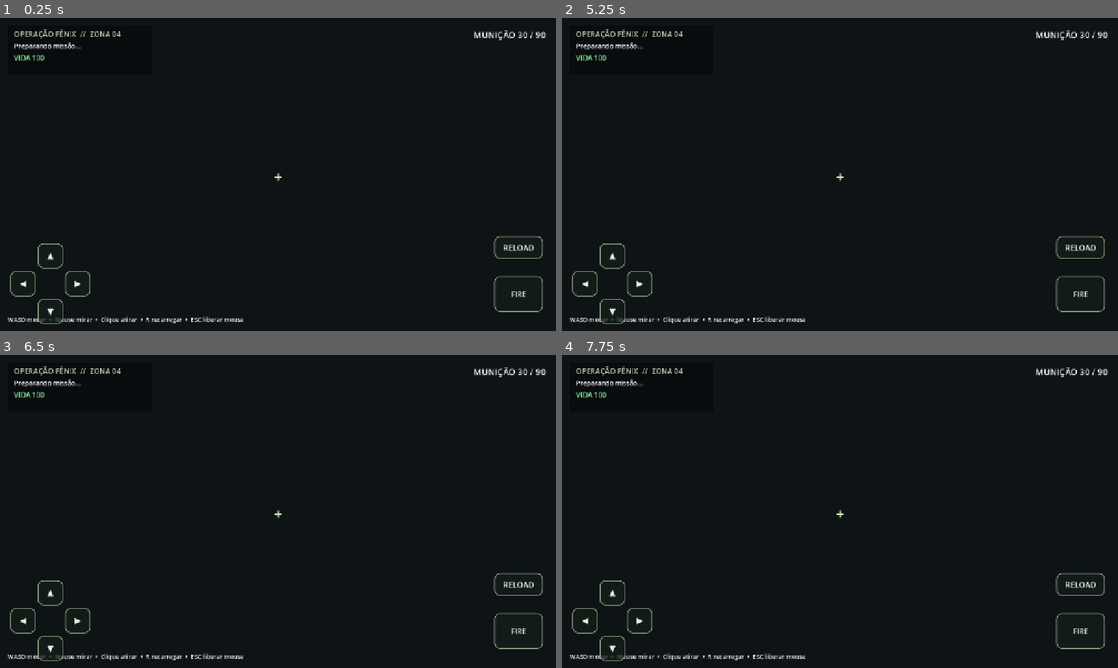
Above: before the commit, frames 1-4 (two rows, left to right).
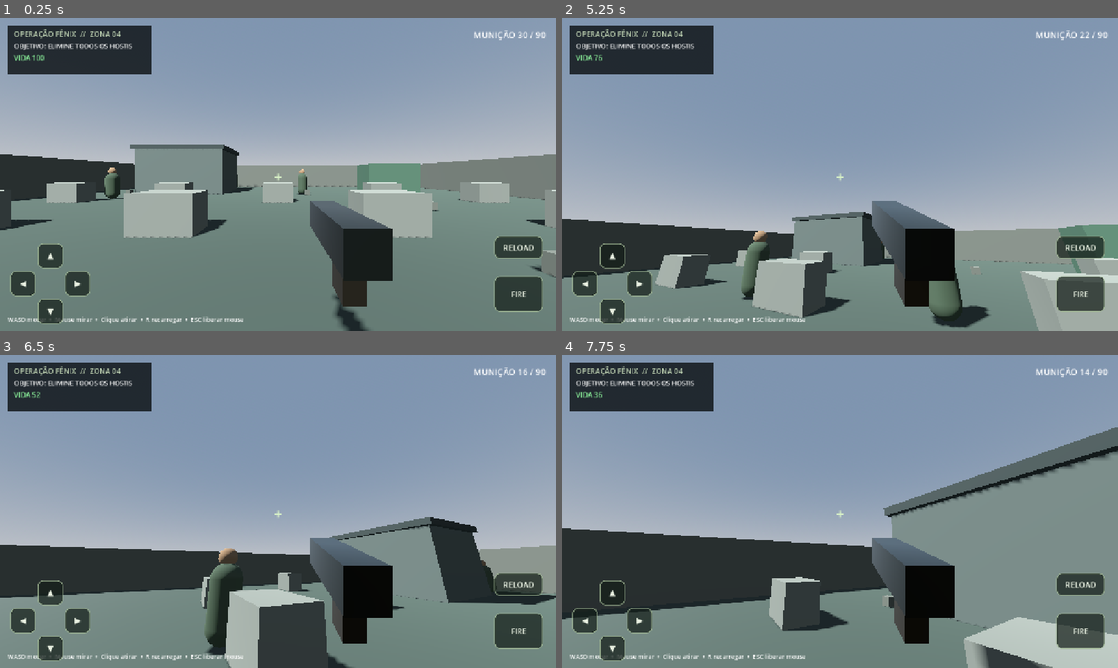
Above: after the commit, the same moments.

Repository: celiocasttro/testecompilarjogo
Game: Godot game, scene res://scenes/main.tscn
Two runs of this game, one before a commit and one after it. Both use one fixed random seed, a clock stepped at 60 frames per second and the inputs below.
Inputs (mouse positions are in pixels of both pictures, inside the frame that each line leads up to):
- Up to frame 1 (0.25 s): no input
- Up to frame 2 (5.25 s): click "◀" at 0.5 s; click "▶" at 1.25 s; click "▲" at 2 s; click "▼" at 2.75 s; click "FIRE" at 3.5 s; click "RELOAD" at 4.25 s; tap Enter at 5 s; move the mouse to (962, 158) at 5.02 s; press the mouse at (962, 158) at 5.03 s; hold D (move_right) from 5.03 s (still down)
- Up to frame 3 (6.5 s): move the mouse to (250, 511) at 5.77 s; release D (move_right) at 5.78 s; release the mouse at (250, 511) at 5.78 s; hold W (move_forward) from 5.78 s (still down); tap Enter at 5.85 s; click (250, 511) at 5.92 s
- Up to frame 4 (7.75 s): keep holding W (move_forward); move the mouse to (851, 505) at 6.52 s; hold Shift 6.53-7.28 s; click (851, 505) at 6.67 s; move the mouse to (834, 517) at 7.27 s; click (834, 517) at 7.35 s

The runs differ from the first frame. In frame 1, 97% of the frame differs, in the area x 0-100%, y 0-100%; in frame 2, 96%; in frame 3, 95%; in frame 4, 96%.
Error before the commit: Parse Error: Cannot infer the type of "delta" variable because the value doesn't have a set type. (res://scripts/player.gd:97)

Commit message:
Fix typed touch drag input parse error

Diff:
--- a/fps-game/scripts/player.gd
+++ b/fps-game/scripts/player.gd
@@ -94,9 +94,10 @@
 		elif event.index == mobile_look_touch:
 			mobile_look_touch = -1
 	if event is InputEventScreenDrag and event.index == mobile_look_touch:
-		var delta := event.position - last_touch_position
-		rotate_y(-delta.x * MOUSE_SENSITIVITY * 1.7)
-		camera.rotate_x(-delta.y * MOUSE_SENSITIVITY * 1.7)
+		var drag_event := event as InputEventScreenDrag
+		var touch_delta: Vector2 = drag_event.position - last_touch_position
+		rotate_y(-touch_delta.x * MOUSE_SENSITIVITY * 1.7)
+		camera.rotate_x(-touch_delta.y * MOUSE_SENSITIVITY * 1.7)
 		camera.rotation.x = clamp(camera.rotation.x, deg_to_rad(-82), deg_to_rad(82))
 		last_touch_position = event.position
 
